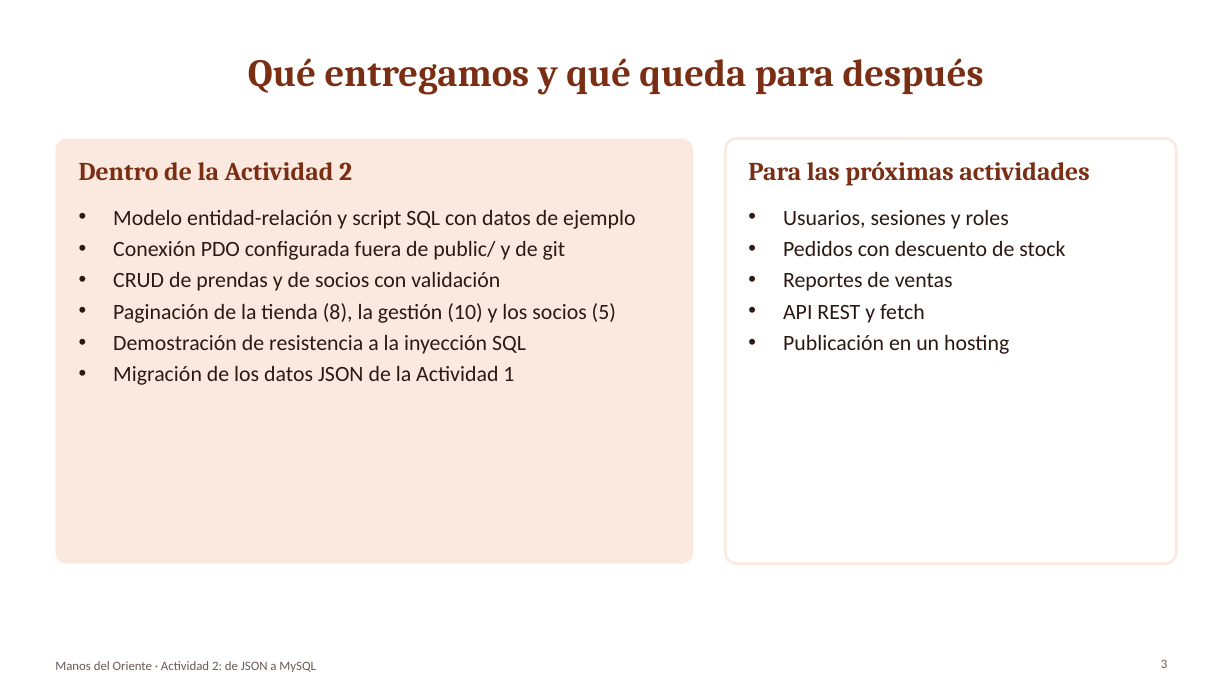
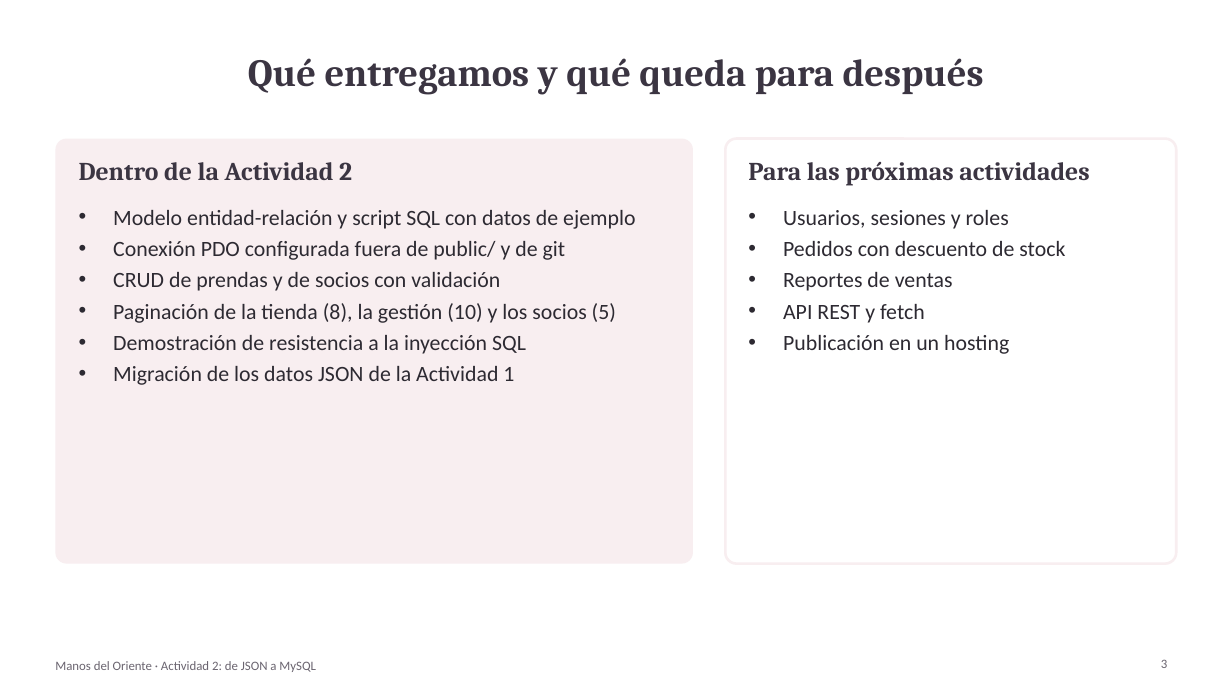
Before and after one commit to TecnologiaWeb2/Tecnologiaweb2, a slide deck: slide 3 of docs/actividad-02/Presentacion_Actividad02.pptx. Drawn at 1232x693 pixels with LibreOffice and Linux fonts; fonts in the diff are those of the drawing. Boxes give left, top, right and bottom in pixels: in the first picture for what was removed or moved away, otherwise in the second. Text is boxed around its words. In the diff, an @@ line names an element or a change of style, - is before the commit and + after.

```diff
--- a/docs/actividad-02/Presentacion_Actividad02.pptx
+++ b/docs/actividad-02/Presentacion_Actividad02.pptx
@@ rounded rectangle at (55,139,693,564): fill #FBE9DF to #F8EEF0 @@
@@ rounded rectangle at (726,139,1177,564): outline #FBE9DF 2 pt to #F8EEF0 2 pt @@
@@ text colour #7A2E14 to #3B3542 in 3 elements at (248,58,984,95), (79,162,352,180), (748,162,1089,186) @@
@@ text "Modelo entidad-relación y script SQL ..." at (113,210,635,385): text colour #2B1A12 to #2D2A32 @@
@@ text "Usuarios, sesiones y roles" at (783,210,1065,354): text colour #2B1A12 to #2D2A32 @@
@@ text "Manos del Oriente · Actividad ..." at (55,661,316,672): text colour #6B5B53 to #6B6570 @@
@@ page number at (1161,659,1167,668): text colour #6B5B53 to #6B6570 @@
```
Also in this commit, not shown: 12 other slides changed, 1 slide added, 12 other files.
